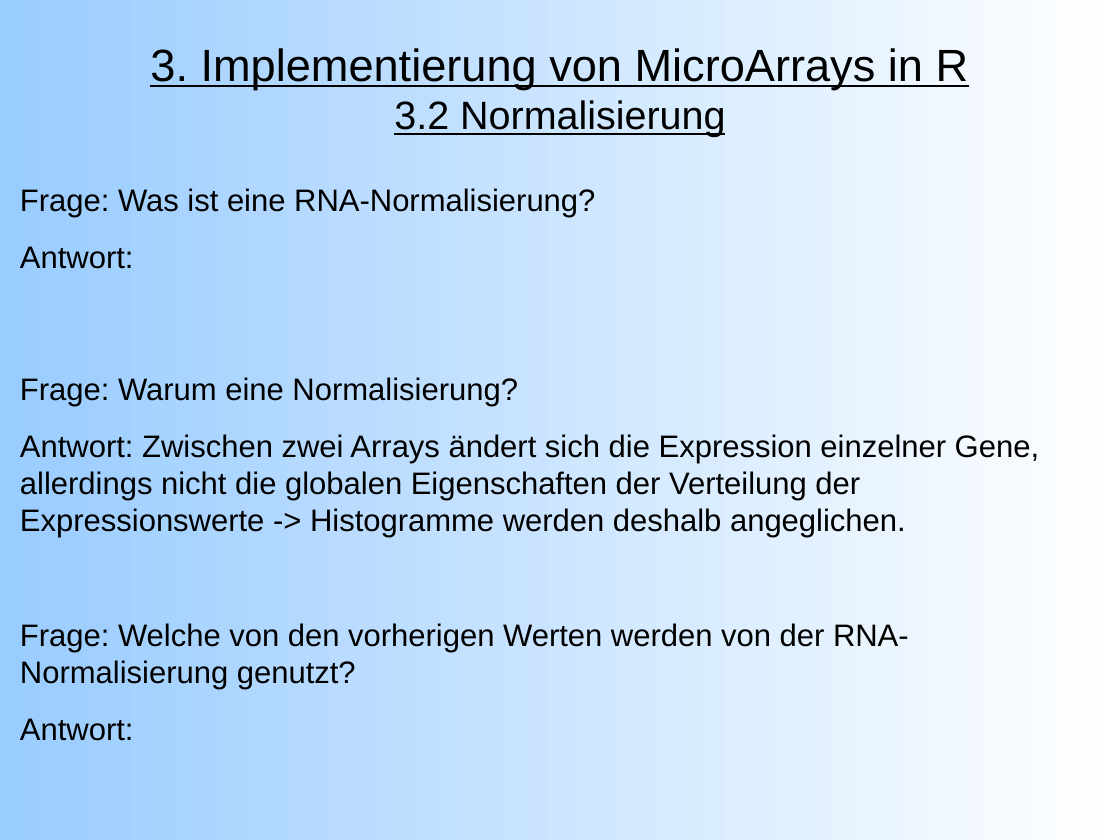
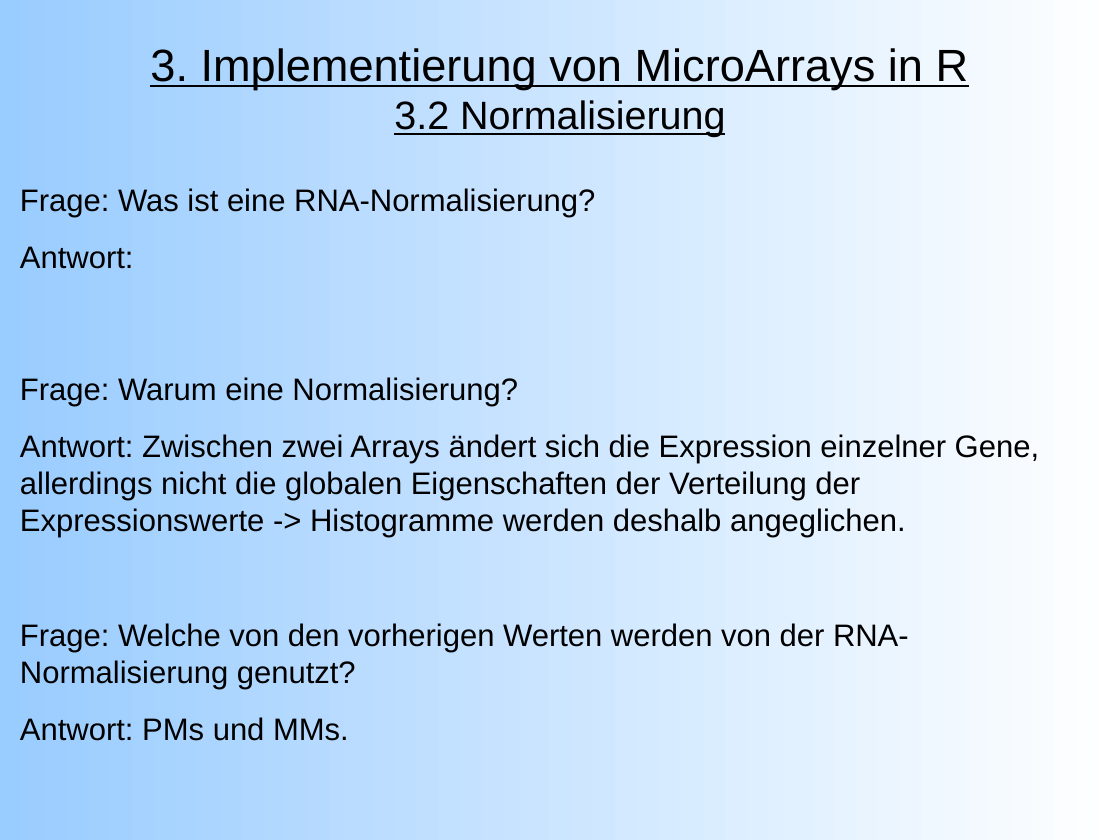
Before and after one commit to emmkey/GenEx, a slide deck: slide 10 of W1 Praesentation.odp (slide 9 before the commit). Drawn at 1120x840 pixels with LibreOffice and Linux fonts; fonts in the diff are those of the drawing. Boxes give left, top, right and bottom in pixels: in the first picture for what was removed or moved away, otherwise in the second. Text is boxed around its words. In the diff, an @@ line names an element or a change of style, - is before the commit and + after.

```diff
--- a/W1 Praesentation.odp
+++ b/W1 Praesentation.odp
@@ text at (20,717,349,741): text changed @@
-Antwort:
+Antwort: PMs und MMs.
```
Also in this commit, not shown: 3 other slides changed, 1 slide added, 4 other files.
